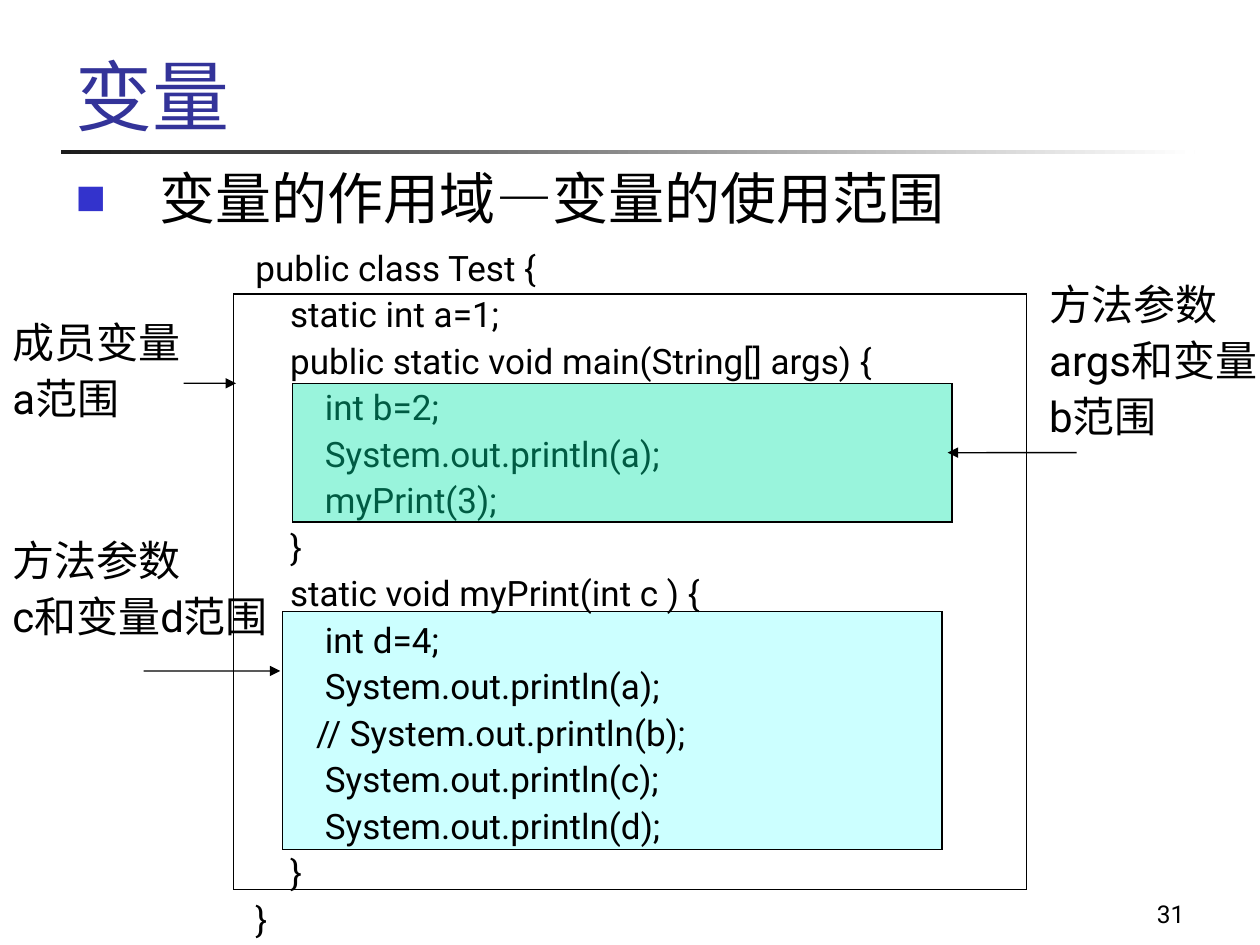
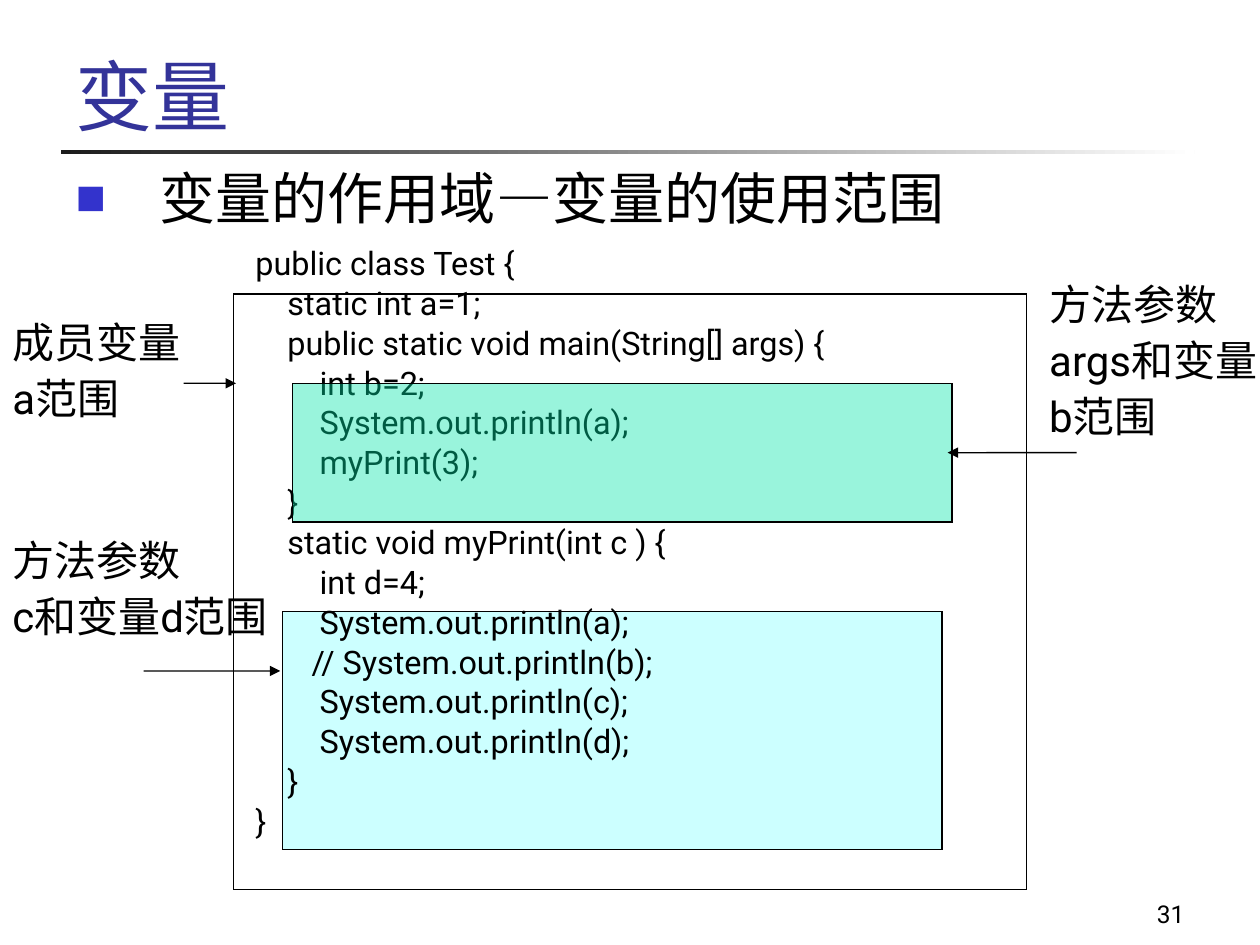
Before and after one commit to wangjin0818/Object_Oriented_Programming_2021, a slide deck: slide 31 of week 02/第02章-Java语法基础.ppt. Drawn at 1260x945 pixels with LibreOffice and Linux fonts; fonts in the diff are those of the drawing; background and template pictures are left out. Boxes give left, top, right and bottom in pixels: in the first picture for what was removed or moved away, otherwise in the second. Text is boxed around its words. In the diff, an @@ line names an element or a change of style, - is before the commit and + after.

```diff
--- a/week 02/第02章-Java语法基础.ppt
+++ b/week 02/第02章-Java语法基础.ppt
@@ text "public class Test {" at box(255, 250, 805, 761): size 20 to 18.5 pt; line spacing 0.9 to 0.8 @@
```
Also in this commit, not shown: 5 other slides changed, 2 other files.
